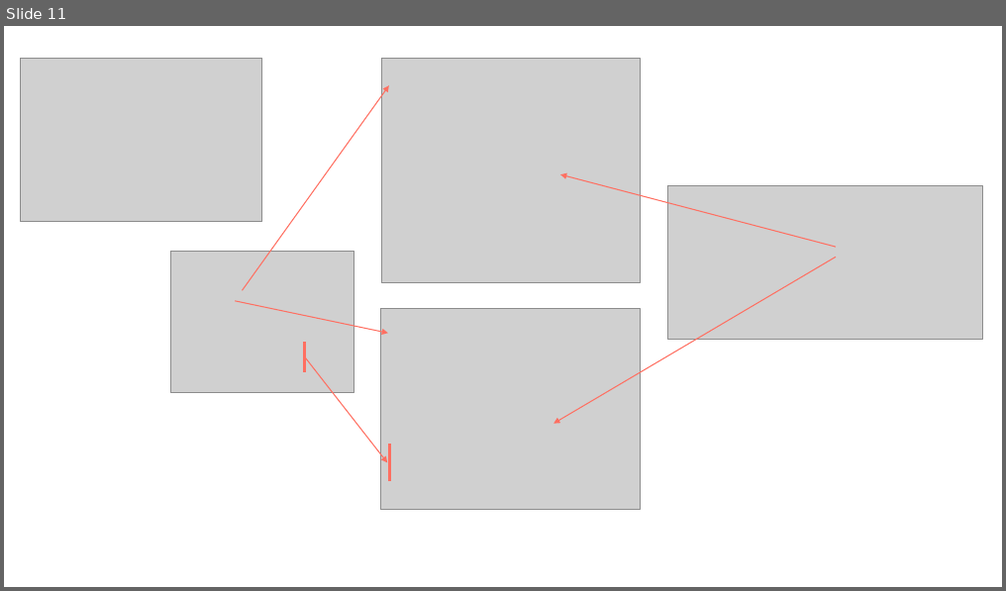
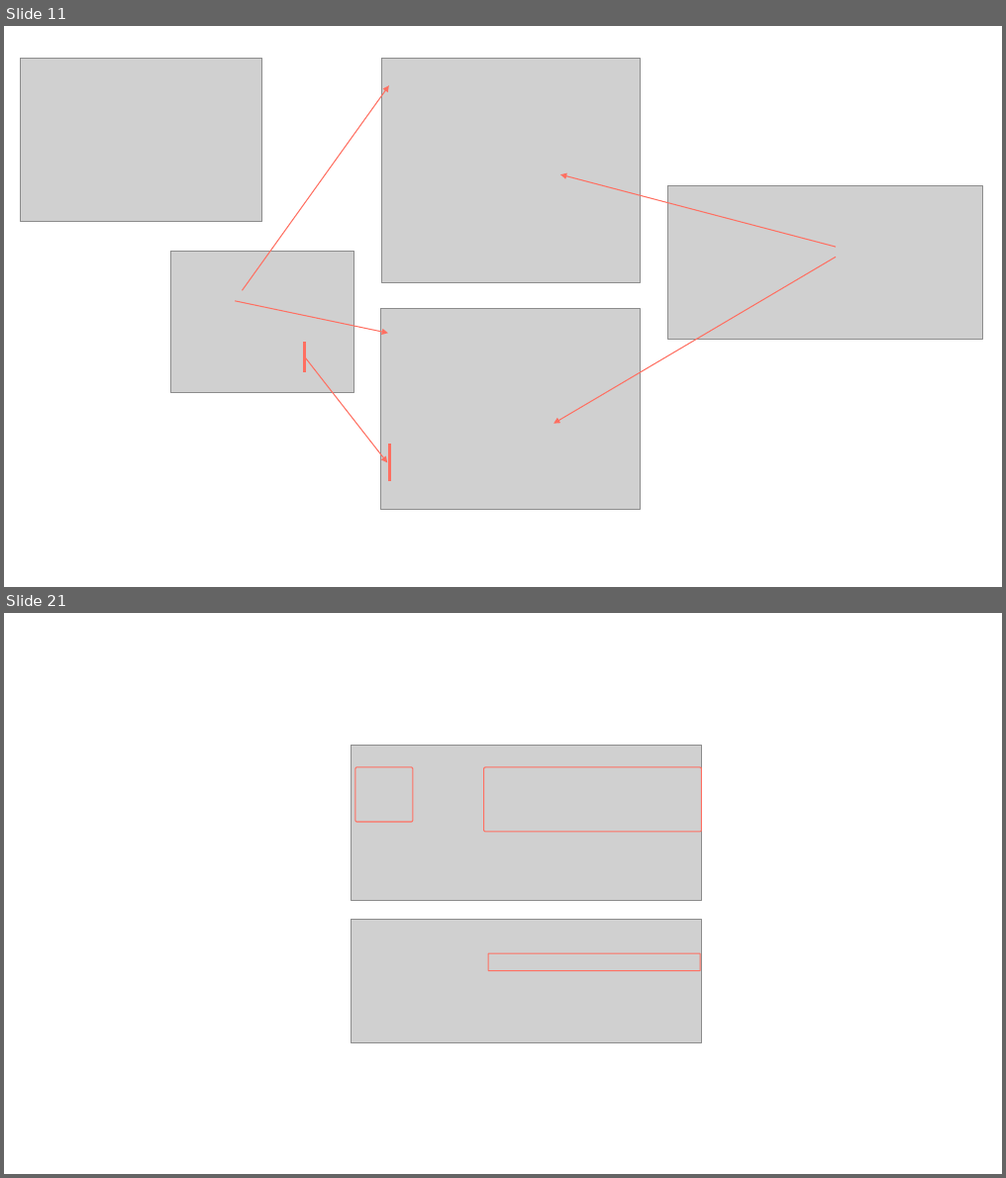
Before and after one commit to extreal-dev/Extreal.Guide, a slide deck: work/work.pptx. Shown one above the other, each under a label of ours: slide 11 before the commit, slides 11 and 21 after it; the slides between them are not shown. The pictures are 1006x591 and 1006x1178 pixels, drawn with LibreOffice and Linux fonts; fonts in the diff are those of the drawing; grey boxes stand for pictures. Boxes give left, top, right and bottom in pixels: in the first picture for what was removed or moved away, otherwise in the second. Text is boxed around its words. In the diff, an @@ line names an element or a change of style, - is before the commit and + after.

```diff
--- a/work/work.pptx
+++ b/work/work.pptx
@@ slide 21 added at (4, 613, 1002, 1174), background #FFFFFF @@
@@ picture added at (351, 745, 702, 900) @@
@@ rounded rectangle added at (355, 767, 414, 822), outline #FF6F61 1 pt @@
@@ rounded rectangle added at (484, 767, 702, 832), outline #FF6F61 1 pt @@
@@ picture added at (351, 919, 702, 1043) @@
@@ rounded rectangle added at (488, 954, 700, 970), outline #FF6F61 1 pt @@
```
Also in this commit, not shown: 21 other slides added, 23 other files.
